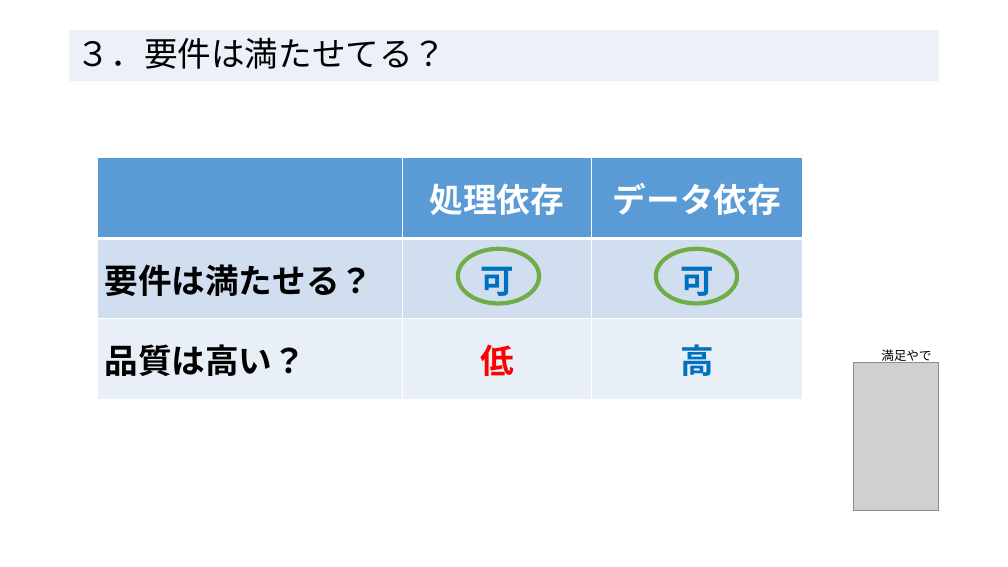
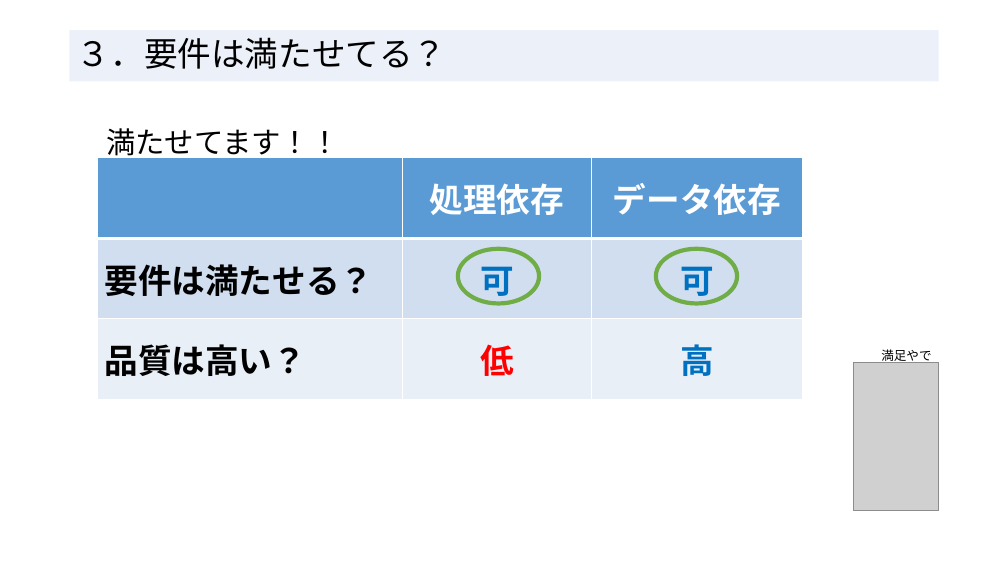
Before and after one commit to RyotoKuroki/QualityDependsOnDataApplication, a slide deck: slide 5 of 処理依存よりデータ依存_エンジニアの輪20250215.pptx. Drawn at 1008x567 pixels with LibreOffice and Linux fonts; fonts in the diff are those of the drawing; grey boxes stand for pictures. Boxes give left, top, right and bottom in pixels: in the first picture for what was removed or moved away, otherwise in the second. Text is boxed around its words. In the diff, an @@ line names an element or a change of style, - is before the commit and + after.

```diff
--- a/処理依存よりデータ依存_エンジニアの輪20250215.pptx
+++ b/処理依存よりデータ依存_エンジニアの輪20250215.pptx
@@ text added at (x1=106, y1=128, x2=339, y2=161), 28 pt, text #000000 @@
+満たせてます！！
```
Also in this commit, not shown: 5 other slides changed.
